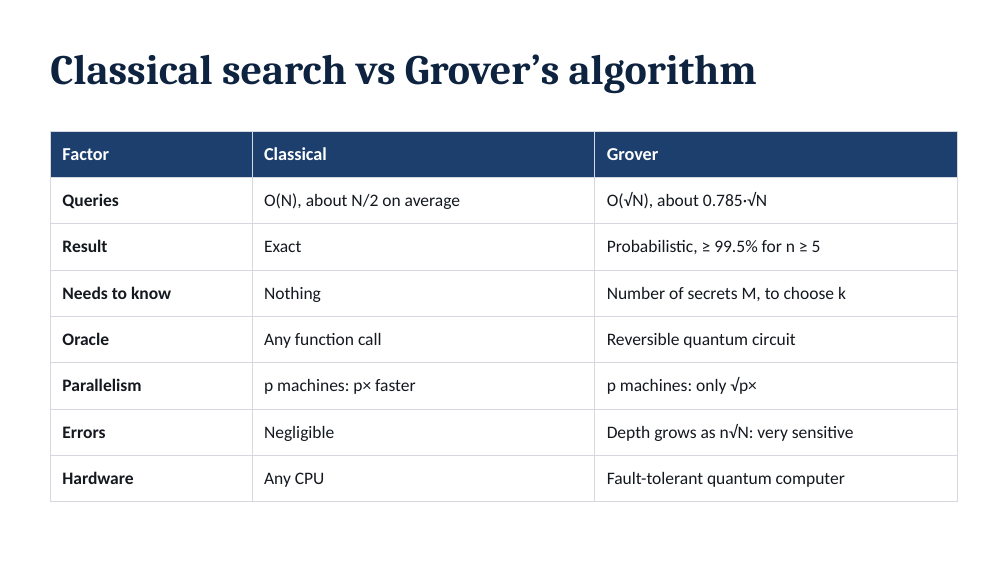
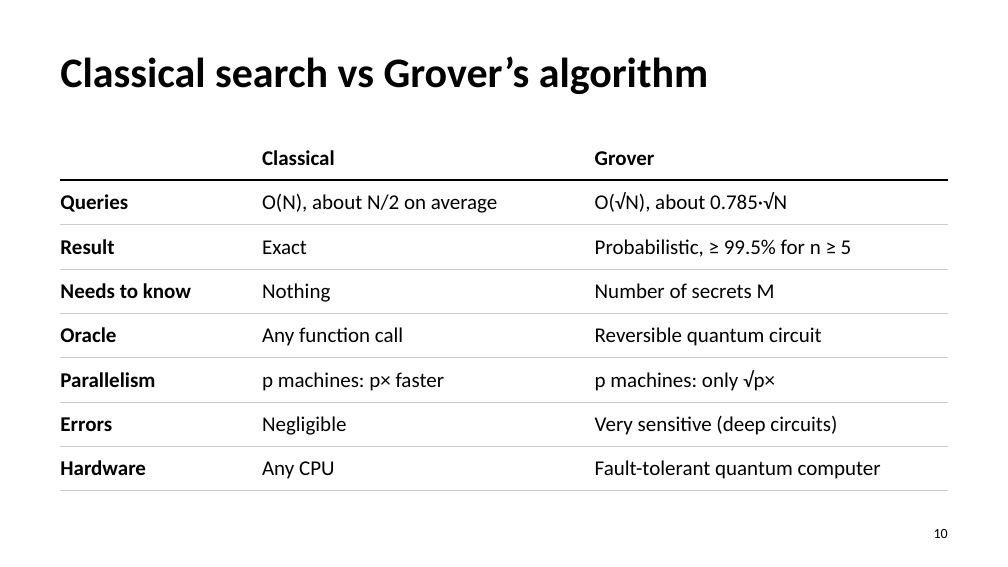
Before and after one commit to Kavin-JS/GrovX, a slide deck: slide 10 of files/GrovX_Presentation.pptx. Drawn at 1008x567 pixels with LibreOffice and Linux fonts; fonts in the diff are those of the drawing. Boxes give left, top, right and bottom in pixels: in the first picture for what was removed or moved away, otherwise in the second. Text is boxed around its words. In the diff, an @@ line names an element or a change of style, - is before the commit and + after.

```diff
--- a/files/GrovX_Presentation.pptx
+++ b/files/GrovX_Presentation.pptx
@@ text "Classical search vs Grover’s algorithm": place and size @@
-text "Classical search vs Grover’s algorithm" at [50,54,757,94]
+text "Classical search vs Grover’s algorithm" at [60,56,708,94]
@@ text "Classical search vs Grover’s algorithm" at [60,56,708,94]: font Cambria to Calibri, text colour #0E2340 to #000000 @@
@@ table at [60,136,948,483] @@
-row 1, column 1: Factor
+row 1, column 1: 
-row 4, column 3: Number of secrets M, to choose k
+row 4, column 3: Number of secrets M
-row 7, column 3: Depth grows as n√N: very sensitive
+row 7, column 3: Very sensitive (deep circuits)
@@ fill #1D3F6E to none in row 1 @@
@@ size 13 to 15 pt, text colour #FFFFFF to #000000 in "Classical", "Grover" @@
@@ size 12.5 to 15 pt, text colour #14181F to #000000 in "Queries", "O(N), about N/2 on average", "O(√N), about 0.785·√N", "Result" and 15 more places @@
@@ borders changed @@
@@ table: place and size @@
-table at [50,131,958,491]
+table at [60,136,948,483]
@@ page number added at [934,529,948,538], 10 pt, text #000000 @@
+10
```
Also in this commit, not shown: 10 other slides changed, 13 other files.
